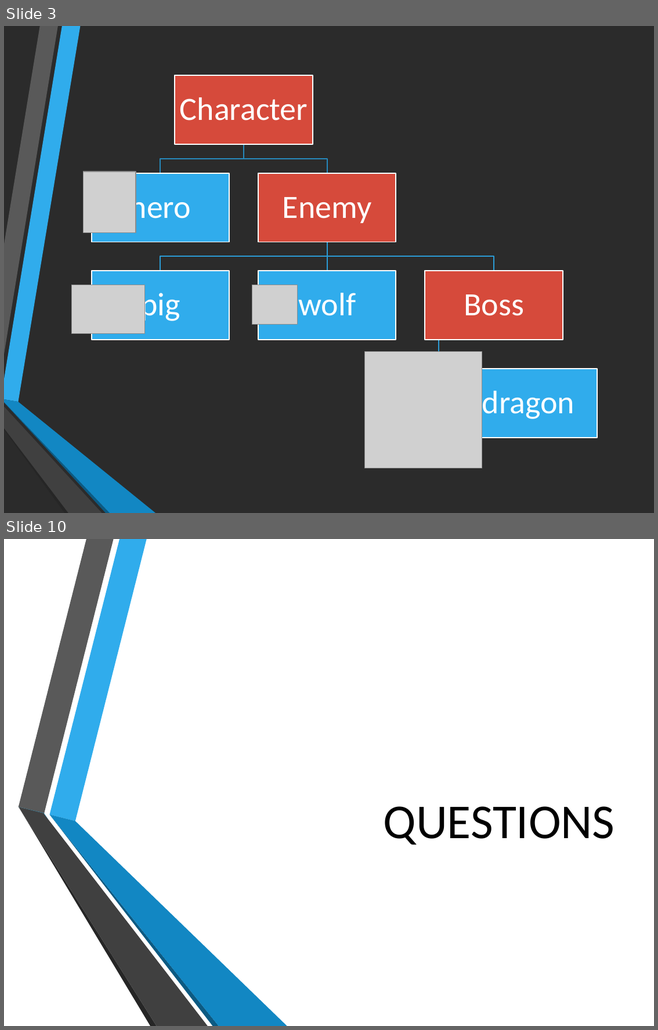
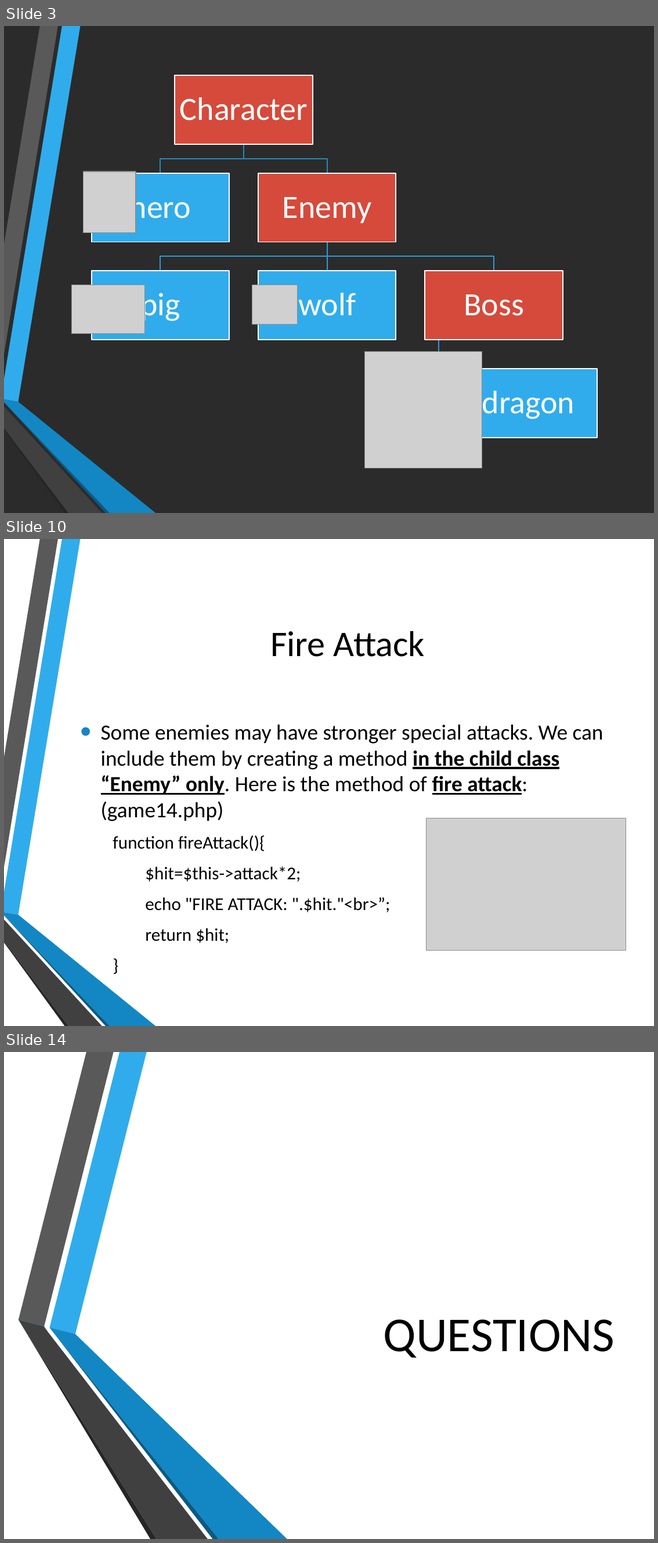
Before and after one commit to hatted/fevaworks-php, a slide deck: php-fw7/lesson7b-game.pptx. Shown one above the other, each under a label of ours: slides 3 and 10 before the commit, slides 3, 10 and 14 after it; the slides between them are not shown. The pictures are 658x1030 and 658x1543 pixels, drawn with LibreOffice and Linux fonts; fonts in the diff are those of the drawing; grey boxes stand for pictures; background and template pictures are left out; a plain dark background stands for a picture behind light text. Boxes give left, top, right and bottom in pixels: in the first picture for what was removed or moved away, otherwise in the second. Text is boxed around its words. In the diff, an @@ line names an element or a change of style, - is before the commit and + after.

```diff
--- a/php-fw7/lesson7b-game.pptx
+++ b/php-fw7/lesson7b-game.pptx
@@ slide 10 added at (4, 539, 654, 1026), background picture (left out); not listed: 6 template elements that a slide beside it also shows @@
@@ title added at (270, 631, 424, 657), 40 pt, text #000000 @@
+Fire Attack
@@ text added at (101, 725, 603, 943), 24 pt, text #000000 @@
+• Some enemies may have stronger special attacks. We can include them by creating a method in the child class “Enemy” only. Here is the method of fire attack: (game14.php)
+  function fireAttack(){
+  $hit=$this->attack*2;
+  echo "FIRE ATTACK: ".$hit."<br>”;
+  return $hit;
+  }
@@ picture added at (426, 819, 626, 951) @@
@@ what was slide 10 is now slide 14 @@
```
Also in this commit, not shown: 3 slides changed, 6 other slides added, 3 slides removed, 6 other files.
